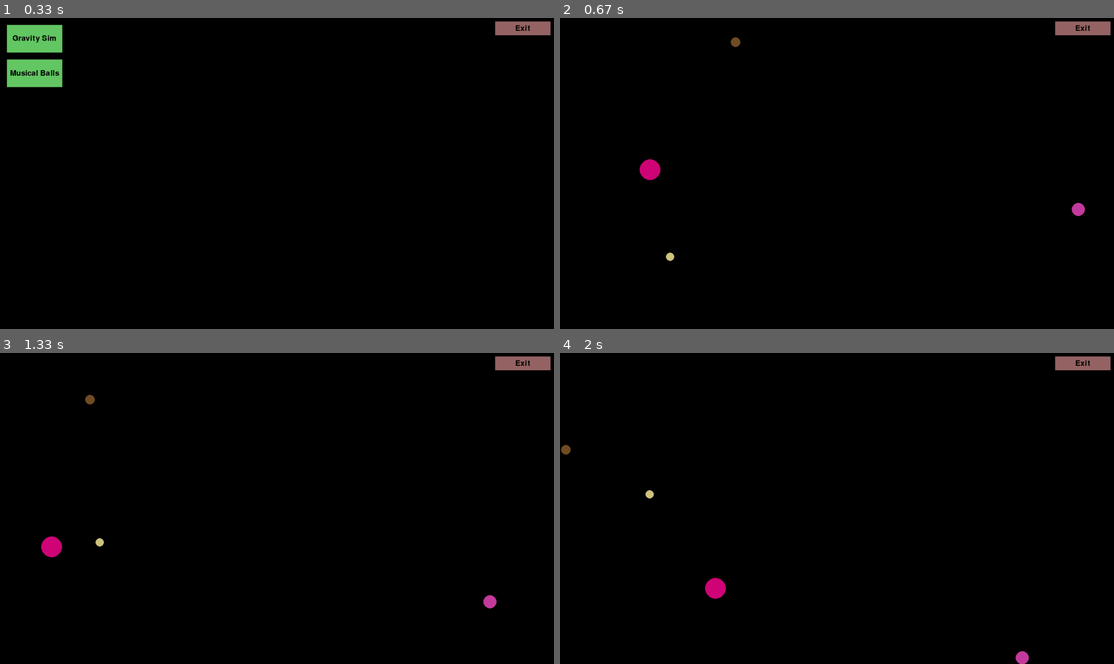
Above: before the commit, frames 1-4 (two rows, left to right).
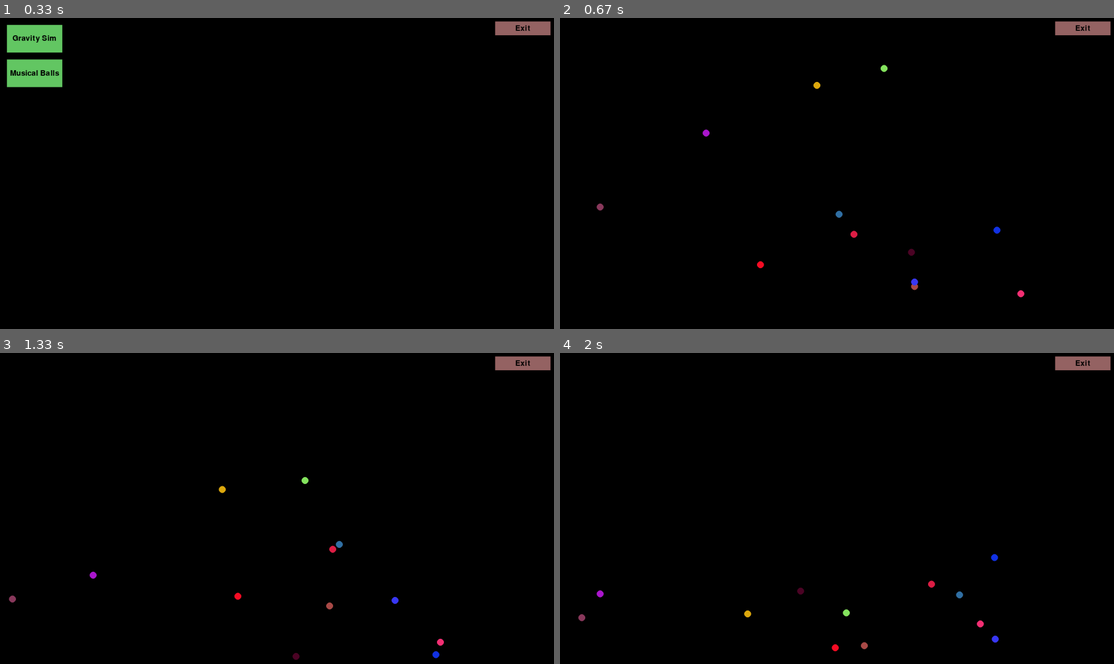
Above: after the commit, the same moments.

Repository: Zero4793/Pygame-Playground
Game: pygame game, started from main.py
Same seed, same stepped clock (60 frames per second), same inputs: the game is played once before the commit and once after it.
Inputs:
- Up to frame 1 (0.33 s): no input
- Up to frame 2 (0.67 s): click "Gravity Sim" at 0.38 s
- Up to frame 3 (1.33 s): no input
- Up to frame 4 (2 s): no input

Frame 1 is identical in both runs. In frame 2, 0.6% of the frame differs, in the area x 6-95%, y 6-90%; in frame 3, 0.7%, in the area x 1-90%, y 13-99%; in frame 4, 0.7%.

Commit message:
update Ball to be more modular. improved gravity and musical thingy

Diff:
--- a/apps/gravity.py
+++ b/apps/gravity.py
@@ -1,12 +1,17 @@
 from util.ball import Ball
+import random
 
 class Gravity:
 	def __init__(self, screen):
 		self.screen = screen
 
 		self.balls = []
-		for i in range(1,5):
-			self.balls.append(Ball(screen))
+		for i in range(12):
+			self.balls.append(Ball(screen,
+						  pos=(random.randint(0,screen.get_width()), random.randint(0,screen.get_height())),
+						  vel=(random.uniform(-5,5), random.uniform(-5,5)),
+						  floorGrav=.1,
+						  ))
 
 
 	def process(self, keyheld, keypressed):
--- a/apps/musicalBalls.py
+++ b/apps/musicalBalls.py
@@ -6,8 +6,10 @@
 
 		self.balls = []
 		for i in range(1,46):
-			self.balls.append(Ball(screen,(10,20*i-10),(i/5,0),10,1,0,0,(200,min(i*5,255),200)))
-		#screen, pos, vel, rad, elasticity, friction, airResistance, col
+			self.balls.append(Ball(screen,
+						  pos=(10,20*i-10),
+						  vel=(i/5,0),
+						  col=(200,min(i*5,255),200)))
 
 
 	def process(self, keyheld, keypressed):
--- a/util/ball.py
+++ b/util/ball.py
@@ -3,39 +3,33 @@
 import util.SFX as SFX
 
 class Ball:
-	def __init__(self, screen, pos=None, vel=None, rad=None, elasticity=None, friction=None, airResistance=None, col=None):
+	def __init__(self, screen, pos=None, vel=None, col=None, radius=10, elasticity=1, friction=0, spaceJelly=0, floorGrav=0, bodyGrav=0):
+		# either give value, true for random, or empty for base
 		self.screen = screen
 		self.exist = True
 
 		width, height = screen.get_size()
-
-		self.rad = rad if rad is not None else random.randint(10, 30)
-		self.pos = pygame.math.Vector2(pos) if pos is not None else pygame.math.Vector2(
-			random.randint(self.rad, width - self.rad),
-			random.randint(self.rad, height - self.rad)
-		)
-		self.vel = pygame.math.Vector2(vel) if vel is not None else pygame.math.Vector2(
-			random.uniform(-10, 10),
-			random.uniform(-10, 10)
-		)
-		self.elasticity = elasticity if elasticity is not None else random.uniform(0, 1) # bounce
-		self.friction = friction if friction is not None else random.uniform(0, 0.1) # wall slow
-		self.airResistance = airResistance if airResistance is not None else random.uniform(0, 0.001) # space jelly
-
-		if col is not None:
+		self.pos = pygame.math.Vector2(pos) if pos is not None else pygame.math.Vector2(width/2, height/2)
+		self.vel = pygame.math.Vector2(vel) if vel is not None else pygame.math.Vector2(0,0)
+		if col:
 			self.R, self.G, self.B = col
 		else:
-			self.R = self.elasticity * 255
-			self.G = self.friction * 2550
-			self.B = self.airResistance * 255000
-
+			self.R = random.randint(0,255)
+			self.G = random.randint(0,255)
+			self.B = random.randint(0,255)
+		self.radius = radius
+		self.elasticity = elasticity
+		self.friction = friction
+		self.spaceJelly = spaceJelly
+		self.floorGrav = floorGrav
+		self.bodyGrav = bodyGrav
 
 
 	def process(self):
 		self.killNoClip()
 		self.wallCollide()
-		# self.gravity()
-		self.vel *= 1-self.airResistance
+		self.gravity()
+		self.vel *= 1-self.spaceJelly
 		self.pos += self.vel
 
 
@@ -48,27 +42,27 @@
 	def wallCollide(self):
 		walls = [False, False, False, False]
 		width, height = self.screen.get_size()
-		if self.pos.x - self.rad <= 0:
+		if self.pos.x - self.radius <= 0:
 			self.vel.x *= -self.elasticity
-			self.pos.x -= 2*(self.pos.x-self.rad)
+			self.pos.x -= 2*(self.pos.x-self.radius)
 			self.vel.y *= 1-self.friction
 			if self.vel.x != 0: SFX.note(self.vel.magnitude()*50, 0.1, 0.5, 1)
 			walls[0] = True
-		elif self.pos.x + self.rad >= width:
+		elif self.pos.x + self.radius >= width:
 			self.vel.x *= -self.elasticity
-			self.pos.x -= 2*(self.pos.x+self.rad-width)
+			self.pos.x -= 2*(self.pos.x+self.radius-width)
 			self.vel.y *= 1-self.friction
 			if self.vel.x != 0: SFX.note(self.vel.magnitude()*50, 0.1, 0.5, 0)
 			walls[1] = True
-		if self.pos.y - self.rad <= 0:
+		if self.pos.y - self.radius <= 0:
 			self.vel.y *= -self.elasticity
-			self.pos.y -= 2*(self.pos.y-self.rad)
+			self.pos.y -= 2*(self.pos.y-self.radius)
 			self.vel.x *= 1-self.friction
 			if self.vel.y != 0: SFX.note(self.vel.magnitude()*50, 0.1, 0.5, .5)
 			walls[2] = True
-		elif self.pos.y + self.rad >= height:
+		elif self.pos.y + self.radius >= height:
 			self.vel.y *= -self.elasticity
-			self.pos.y -= 2*(self.pos.y+self.rad-height)
+			self.pos.y -= 2*(self.pos.y+self.radius-height)
 			self.vel.x *= 1-self.friction
 			if self.vel.y != 0: SFX.note(self.vel.magnitude()*50, 0.1, 0.5, .5)
 			walls[3] = True
@@ -76,9 +70,9 @@
 
 
 	def gravity(self):
-		self.vel.y += 0.1
+		self.vel.y += self.floorGrav
 
 
 	def display(self, image=None):
 		col = (self.R, self.G, self.B)
-		pygame.draw.circle(self.screen, col, (int(self.pos.x), int(self.pos.y)), self.rad)
+		pygame.draw.circle(self.screen, col, (int(self.pos.x), int(self.pos.y)), self.radius)
